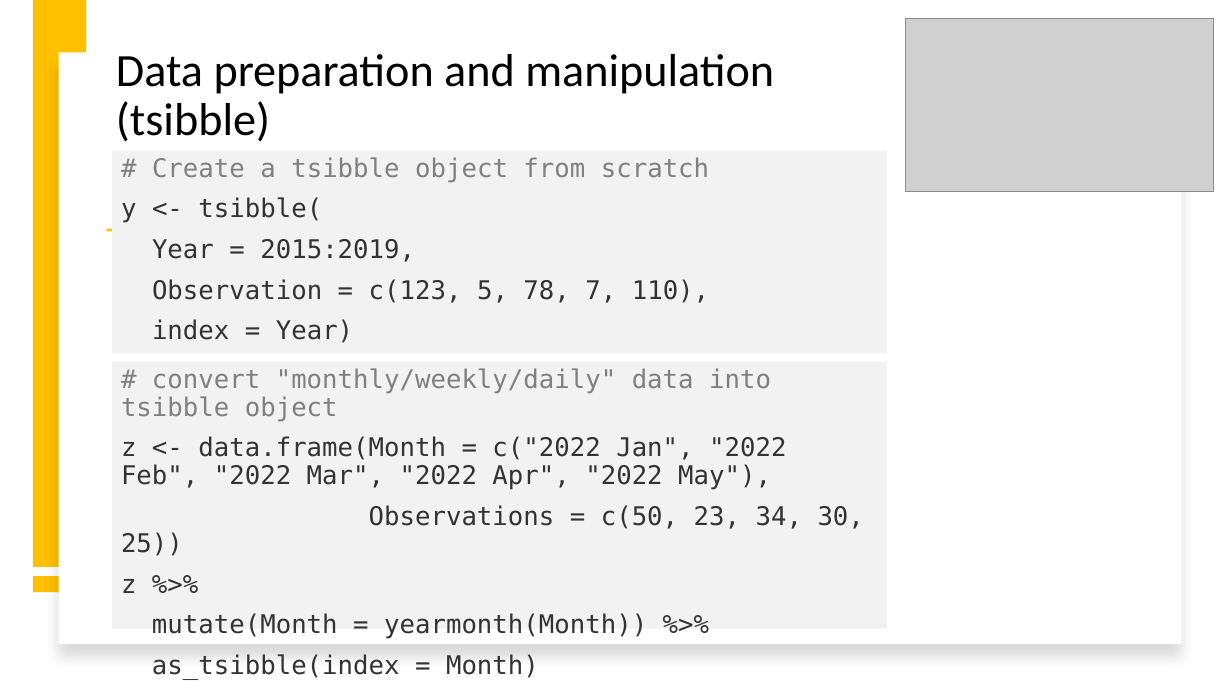
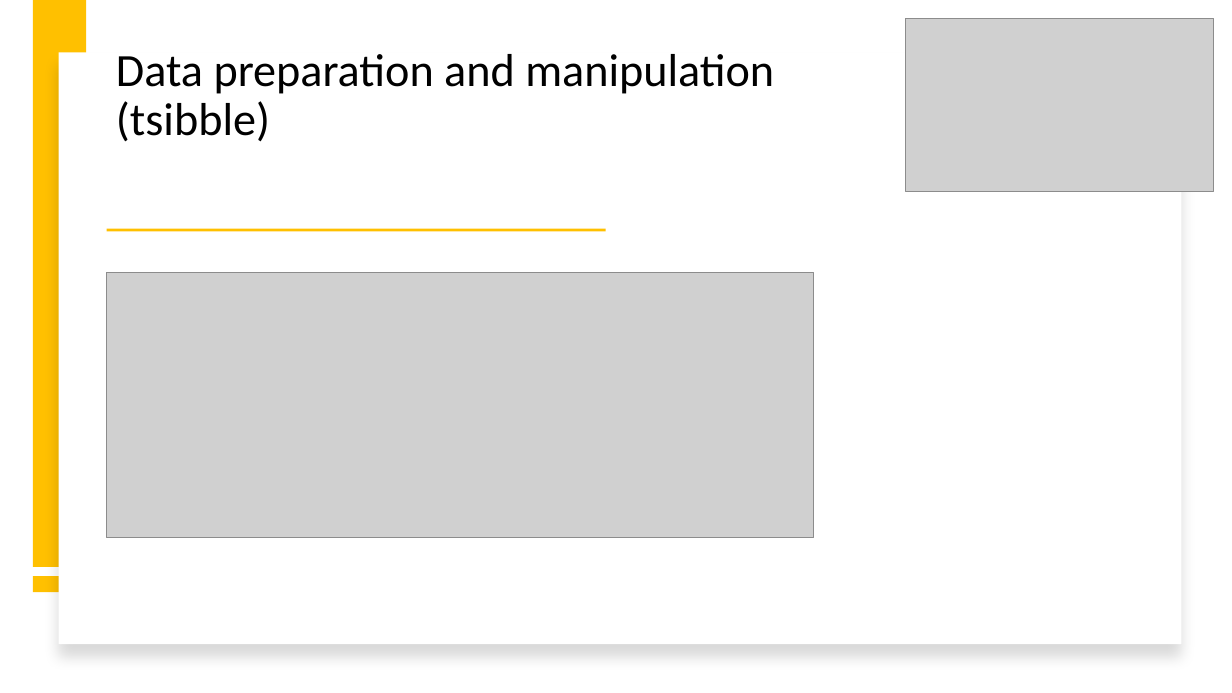
Before and after one commit to intro-to-data-science-22-workshop/-14-temporal-data-with-tsibble-and-fable-Samson-Krafft, a slide deck: slide 6 of tsibble and fable.pptx. Drawn at 1232x693 pixels with LibreOffice and Linux fonts; fonts in the diff are those of the drawing; grey boxes stand for pictures; background and template pictures are left out. Boxes give left, top, right and bottom in pixels: in the first picture for what was removed or moved away, otherwise in the second. Text is boxed around its words. In the diff, an @@ line names an element or a change of style, - is before the commit and + after.

```diff
--- a/tsibble and fable.pptx
+++ b/tsibble and fable.pptx
@@ text removed at (x1=112, y1=151, x2=887, y2=354) @@
-# Create a tsibble object from scratch
-y <- tsibble(
-Year = 2015:2019,
-Observation = c(123, 5, 78, 7, 110),
-index = Year)
@@ picture added at (x1=106, y1=273, x2=813, y2=539) @@
@@ rectangle removed at (x1=112, y1=361, x2=887, y2=628) @@
-# convert "monthly/weekly/daily" data into tsibble object
-z <- data.frame(Month = c("2022 Jan", "2022 Feb", "2022 Mar", "2022 Apr", "2022 May"),
-Observations = c(50, 23, 34, 30, 25))
-z %>%
-mutate(Month = yearmonth(Month)) %>%
-as_tsibble(index = Month)
```
Also in this commit, not shown: 6 other slides changed, 3 slides added, 1 other file.
